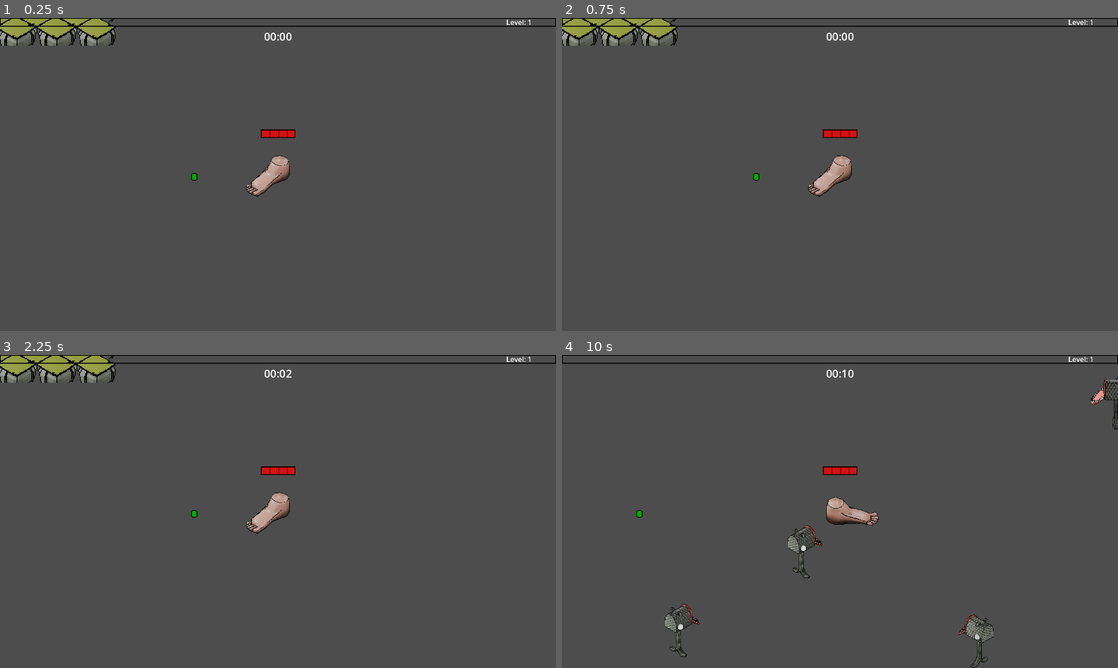
Above: before the commit, frames 1-4 (two rows, left to right).
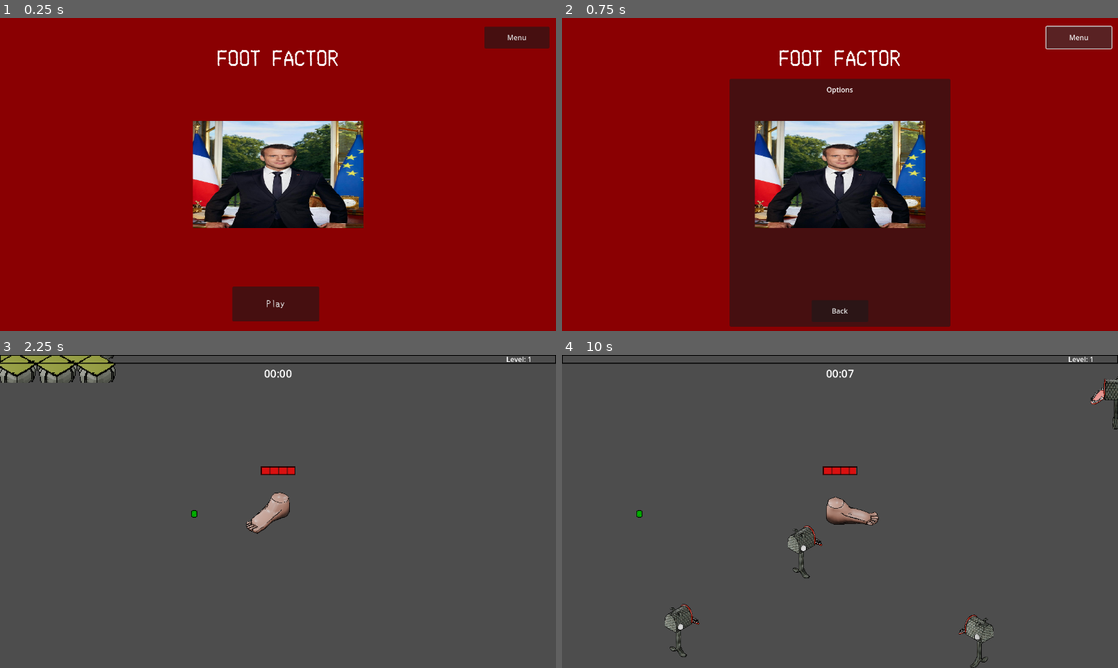
Above: after the commit, the same moments.

Repository: rat-balls/FootFactor
Game: Godot game, scene res://Scenes/TitleScreen/menu.tscn
The game is run twice, just before and just after one commit, with the same random seed, the same clock (stepped at 60 frames per second) and the same inputs. Before the commit the project starts from res://Scenes/MainScenes/main.tscn. Sound files missing from this copy of the repository are replaced by a short silence.
Inputs (mouse positions are in pixels of both pictures, inside the frame that each line leads up to):
- Up to frame 1 (0.25 s): no input
- Up to frame 2 (0.75 s): click (1079, 36) at 0.5 s, where only the run after the commit has a clickable "Menu"
- Up to frame 3 (2.25 s): click (278, 649) at 1.25 s, where only the run after the commit has a clickable "Back"; click (278, 639) at 2 s, where only the run after the commit has a clickable "Play"
- Up to frame 4 (10 s): tap Enter at 2.75 s; move the mouse to (962, 495) at 2.77 s; hold Right (Right) 2.78-3.53 s; click (962, 495) at 2.85 s; move the mouse to (728, 527) at 3.52 s; hold S (Down) 3.53-4.28 s; tap = (test_Fish) at 3.6, 5.85, 8.1 s; move the mouse to (895, 442) at 4.27 s; hold Right (Right) 4.28-5.03 s; tap - (test_Spider) at 4.35, 6.6, 8.85 s; move the mouse to (812, 574) at 5.02 s; hold Up (Up) 5.03-5.78 s; click (812, 574) at 5.1 s; move the mouse to (1006, 558) at 5.77 s; hold Left (Left) 5.78-7.28 s; move the mouse to (673, 464) at 6.52 s; move the mouse to (867, 511) at 7.27 s; hold S (Down) 7.28-8.03 s; click (867, 511) at 7.35 s; move the mouse to (756, 433) at 8.02 s; hold Right (Right) 8.03-8.78 s; move the mouse to (962, 495) at 8.77 s; hold Up (Up) 8.78-9.53 s; move the mouse to (728, 527) at 9.52 s; hold Right (Right) from 9.53 s (still down); click (728, 527) at 9.6 s

The runs differ from the first frame. In frame 1, 100% of the frame differs, in the area x 0-100%, y 0-100%; in frame 2, 100%; in frame 3, less than 0.1%; in frame 4, less than 0.1%.

Commit message:
main_menu

Diff:
--- /dev/null
+++ b/Scenes/TitleScreen/menu.gd
@@ -0,0 +1,19 @@
+extends Control
+
+var level = "res://Scenes/MainScenes/world.tscn"
+@onready var options: Panel = $Options
+@onready var btn_play: Button = $btn_play
+
+func _ready():
+	options.visible = false
+	btn_play.visible = true
+
+func _on_btn_play_button_up():
+	var _level = get_tree().change_scene_to_file(level)
+
+func _on_btn_menu_pressed():
+	options.visible = true
+	btn_play.visible = false
+
+func _on_btn_back_pressed():
+	_ready()
--- /dev/null
+++ b/Scenes/TitleScreen/menu.tscn
@@ -0,0 +1,133 @@
+[gd_scene load_steps=5 format=3 uid="uid://b3l1y15hjbbp5"]
+
+[ext_resource type="FontFile" uid="uid://cce4fvd4s4hlw" path="res://Assets/Fonts/Merchant Copy.ttf" id="1_4kcm1"]
+[ext_resource type="Script" uid="uid://cin24tstrhneo" path="res://Scenes/TitleScreen/menu.gd" id="1_r2uo7"]
+[ext_resource type="Texture2D" uid="uid://dc3n6yqajtchk" path="res://Assets/Sprites/Enemies/macron.png" id="3_mbqol"]
+
+[sub_resource type="StyleBoxTexture" id="StyleBoxTexture_2mcwu"]
+texture = ExtResource("3_mbqol")
+
+[node name="Menu" type="Control"]
+layout_mode = 3
+anchors_preset = 15
+anchor_right = 1.0
+anchor_bottom = 1.0
+grow_horizontal = 2
+grow_vertical = 2
+script = ExtResource("1_r2uo7")
+
+[node name="ColorRect" type="ColorRect" parent="."]
+layout_mode = 1
+anchors_preset = 15
+anchor_right = 1.0
+anchor_bottom = 1.0
+grow_horizontal = 2
+grow_vertical = 2
+color = Color(0.539705, 0, 0.00956604, 1)
+
+[node name="Label" type="Label" parent="."]
+layout_mode = 1
+anchors_preset = -1
+anchor_left = 0.361
+anchor_top = 0.06
+anchor_right = 0.639
+anchor_bottom = 0.199
+offset_left = -0.580048
+offset_top = 0.0149994
+offset_right = 0.579956
+offset_bottom = -0.0650177
+grow_horizontal = 2
+theme_override_fonts/font = ExtResource("1_4kcm1")
+theme_override_font_sizes/font_size = 72
+text = "FOOT FACTOR"
+horizontal_alignment = 1
+vertical_alignment = 1
+
+[node name="btn_play" type="Button" parent="."]
+layout_mode = 1
+anchors_preset = -1
+anchor_left = 0.418
+anchor_top = 0.859
+anchor_right = 0.574
+anchor_bottom = 0.97
+offset_left = -0.540039
+offset_top = -0.250061
+offset_right = -0.219971
+offset_bottom = -0.170044
+grow_horizontal = 2
+grow_vertical = 0
+theme_override_fonts/font = ExtResource("1_4kcm1")
+theme_override_font_sizes/font_size = 30
+text = "Play"
+
+[node name="btn_menu" type="Button" parent="."]
+layout_mode = 1
+anchors_preset = -1
+anchor_left = 0.871
+anchor_top = 0.028
+anchor_right = 0.988
+anchor_bottom = 0.097
+offset_left = 0.0449219
+offset_top = -0.16
+offset_right = 0.285034
+offset_bottom = 0.159996
+grow_horizontal = 0
+text = "Menu"
+
+[node name="Options" type="Panel" parent="."]
+layout_mode = 1
+anchors_preset = 8
+anchor_left = 0.5
+anchor_top = 0.5
+anchor_right = 0.5
+anchor_bottom = 0.5
+offset_left = -254.0
+offset_top = -219.585
+offset_right = 254.0
+offset_bottom = 350.415
+grow_horizontal = 2
+grow_vertical = 2
+
+[node name="Label" type="Label" parent="Options"]
+layout_mode = 1
+anchors_preset = 10
+anchor_right = 1.0
+offset_bottom = 49.0
+grow_horizontal = 2
+text = "Options"
+horizontal_alignment = 1
+vertical_alignment = 1
+
+[node name="btn_back" type="Button" parent="Options"]
+layout_mode = 1
+anchors_preset = 7
+anchor_left = 0.5
+anchor_top = 1.0
+anchor_right = 0.5
+anchor_bottom = 1.0
+offset_left = -65.0
+offset_top = -61.12
+offset_right = 65.0
+offset_bottom = -11.12
+grow_horizontal = 2
+grow_vertical = 0
+text = "Back"
+
+[node name="Panel" type="Panel" parent="."]
+layout_mode = 1
+anchors_preset = 8
+anchor_left = 0.5
+anchor_top = 0.5
+anchor_right = 0.5
+anchor_bottom = 0.5
+offset_left = -196.5
+offset_top = -123.0
+offset_right = 196.5
+offset_bottom = 123.0
+grow_horizontal = 2
+grow_vertical = 2
+theme_override_styles/panel = SubResource("StyleBoxTexture_2mcwu")
+
+[connection signal="button_up" from="btn_play" to="." method="_on_btn_play_button_up"]
+[connection signal="pressed" from="btn_menu" to="." method="_on_btn_menu_pressed"]
+[connection signal="pressed" from="Options/btn_back" to="." method="_on_btn_back_pressed"]
--- a/project.godot
+++ b/project.godot
@@ -11,7 +11,7 @@
 [application]
 
 config/name="FootFactor"
-run/main_scene="uid://dhhnhlkqdsm5t"
+run/main_scene="uid://b3l1y15hjbbp5"
 config/features=PackedStringArray("4.4", "Forward Plus")
 config/icon="res://icon.svg"
 
@@ -81,6 +81,10 @@
 2d_render/layer_2="Player"
 2d_render/layer_3="Enemy"
 2d_render/layer_4="Loot"
+2d_physics/layer_1="World"
+2d_physics/layer_2="Player"
+2d_physics/layer_3="Enemy"
+2d_physics/layer_4="Loot"
 
 [rendering]
 
Binary file added: Assets/Fonts/Merchant Copy.ttf
Not shown, added: Assets/Fonts/Merchant Copy.ttf.import
Binary file added: Assets/Sprites/Enemies/macron.png
Not shown, added: Assets/Sprites/Enemies/macron.png.import
Not shown, added: Scenes/TitleScreen/menu.gd.uid
Not shown, added: Scenes/TitleScreen/menu.tscn2107675459.tmp
Not shown, added: Scenes/TitleScreen/menu.tscn2111814507.tmp
